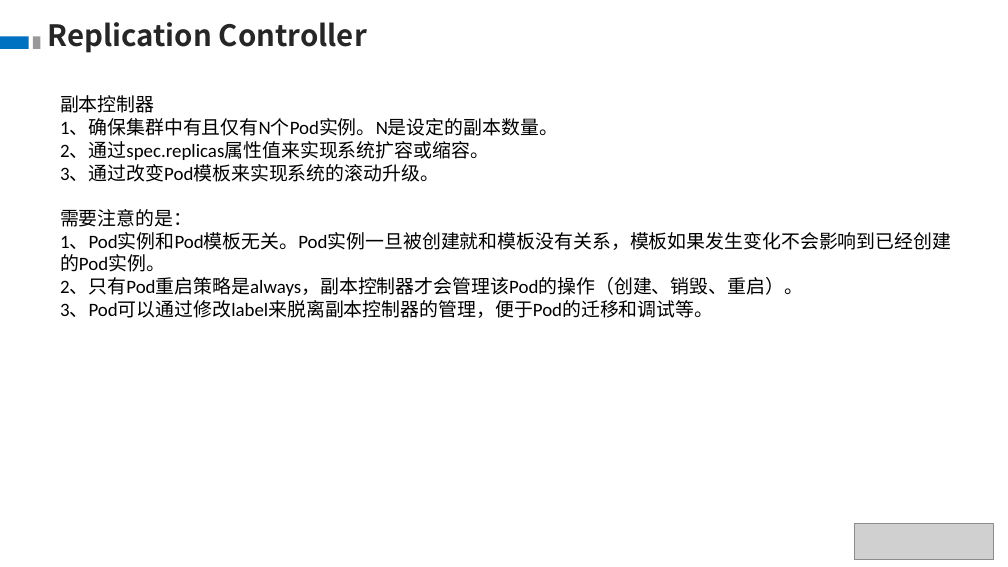
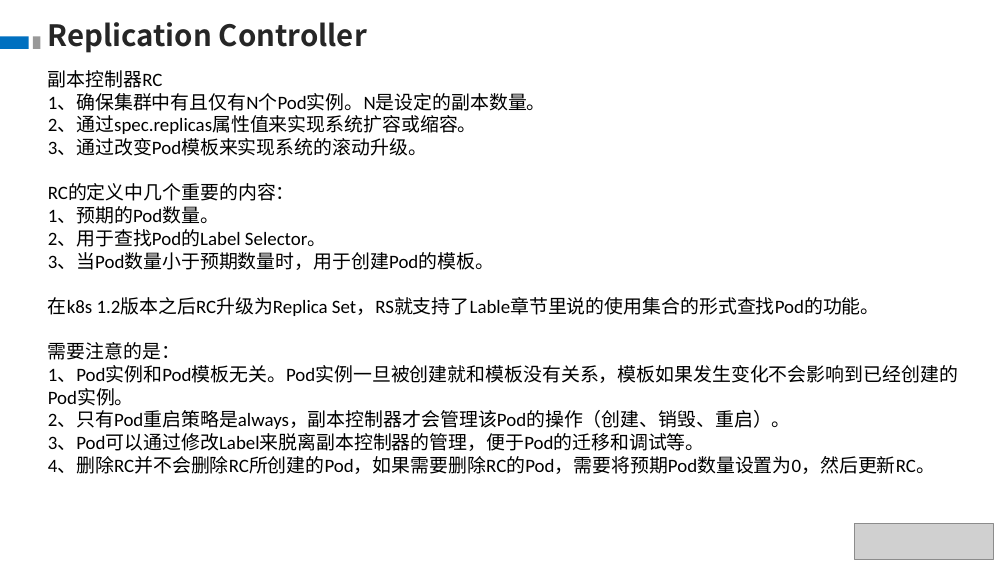
Before and after one commit to theDEADpool/data_structure, a slide deck: slide 10 of k8s.pptx (slide 6 before the commit). Drawn at 1008x567 pixels with LibreOffice and Linux fonts; fonts in the diff are those of the drawing; grey boxes stand for pictures. Boxes give left, top, right and bottom in pixels: in the first picture for what was removed or moved away, otherwise in the second. Text is boxed around its words. In the diff, an @@ line names an element or a change of style, - is before the commit and + after.

```diff
--- a/k8s.pptx
+++ b/k8s.pptx
@@ text "副本控制器RC": place and size @@
-text "副本控制器RC" at <box>60,95,951,318</box>
+text "副本控制器RC" at <box>48,70,958,474</box>
@@ text at <box>48,70,163,88</box>: text changed @@
-副本控制器
+副本控制器RC
@@ text at <box>48,184,880,316</box>: paragraphs added @@
+RC的定义中几个重要的内容：
+1、预期的Pod数量。
+2、用于查找Pod的Label Selector。
+3、当Pod数量小于预期数量时，用于创建Pod的模板。
+在k8s 1.2版本之后RC升级为Replica Set，RS就支持了Lable章节里说的使用集合的形式查找Pod的功能。
@@ text at <box>48,433,935,474</box>: text changed @@
-3、Pod可以通过修改label来脱离副本控制器的管理，便于Pod的迁移和调试等。
+3、Pod可以通过修改Label来脱离副本控制器的管理，便于Pod的迁移和调试等。
+4、删除RC并不会删除RC所创建的Pod，如果需要删除RC的Pod，需要将预期Pod数量设置为0，然后更新RC。
```
Also in this commit, not shown: 4 slides added.
